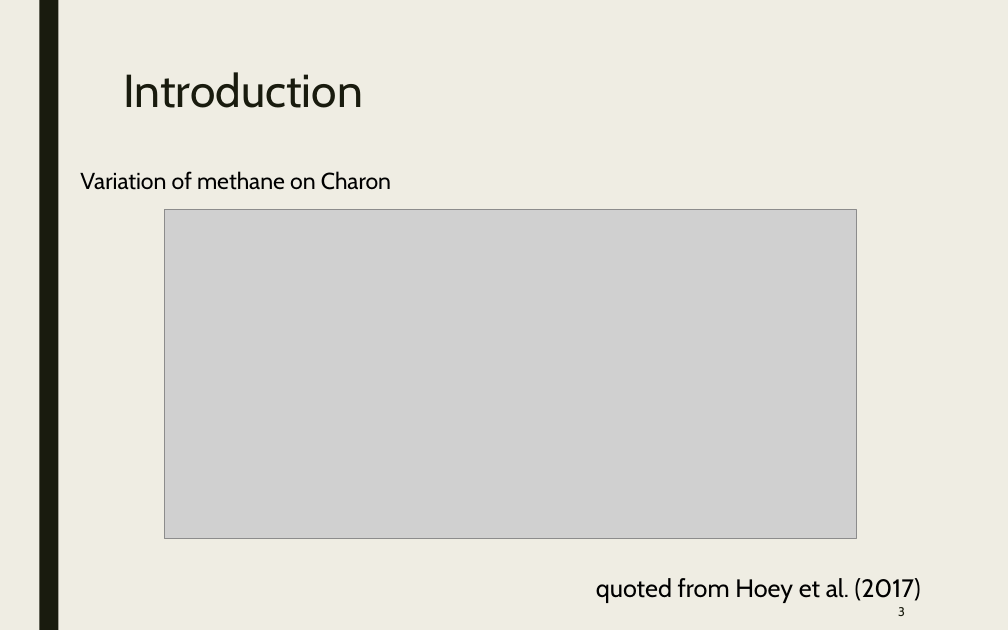
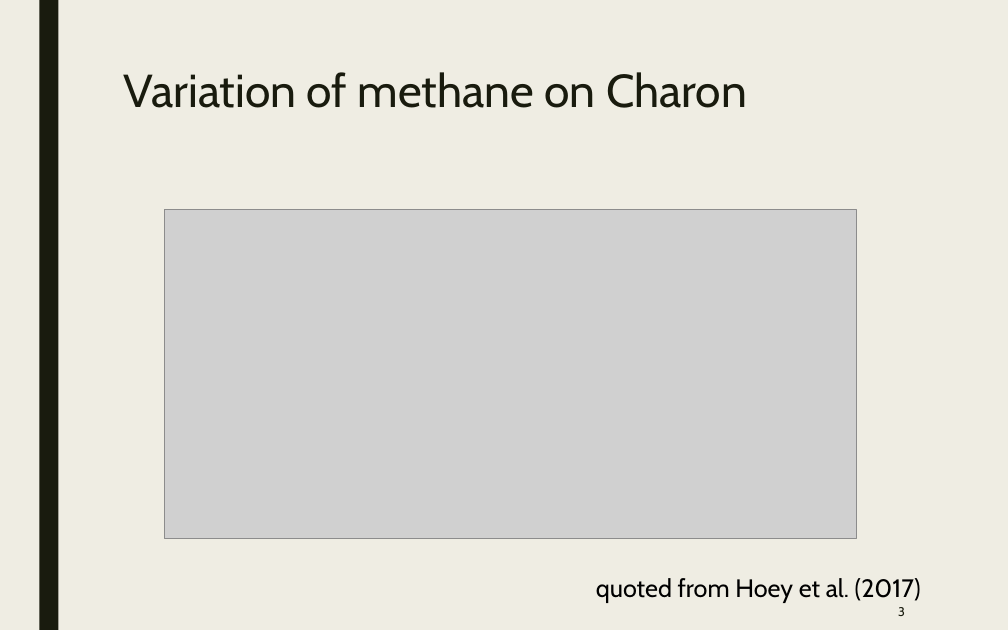
Before and after one commit to samuello1228/lily, a slide deck: slide 3 of doc/VUV and EUV irradiation of CH4 + NH3.pptx. Drawn at 1008x630 pixels with LibreOffice and Linux fonts; fonts in the diff are those of the drawing; grey boxes stand for pictures. Boxes give left, top, right and bottom in pixels: in the first picture for what was removed or moved away, otherwise in the second. Text is boxed around its words. In the diff, an @@ line names an element or a change of style, - is before the commit and + after.

```diff
--- a/doc/VUV and EUV irradiation of CH4 + NH3.pptx
+++ b/doc/VUV and EUV irradiation of CH4 + NH3.pptx
@@ title at <box>123,72,747,108</box>: text changed @@
-Introduction
+Variation of methane on Charon
@@ text removed at <box>80,171,391,190</box> @@
-Variation of methane on Charon
```
Also in this commit, not shown: 8 other slides changed, 1 slide added, 1 slide removed.
